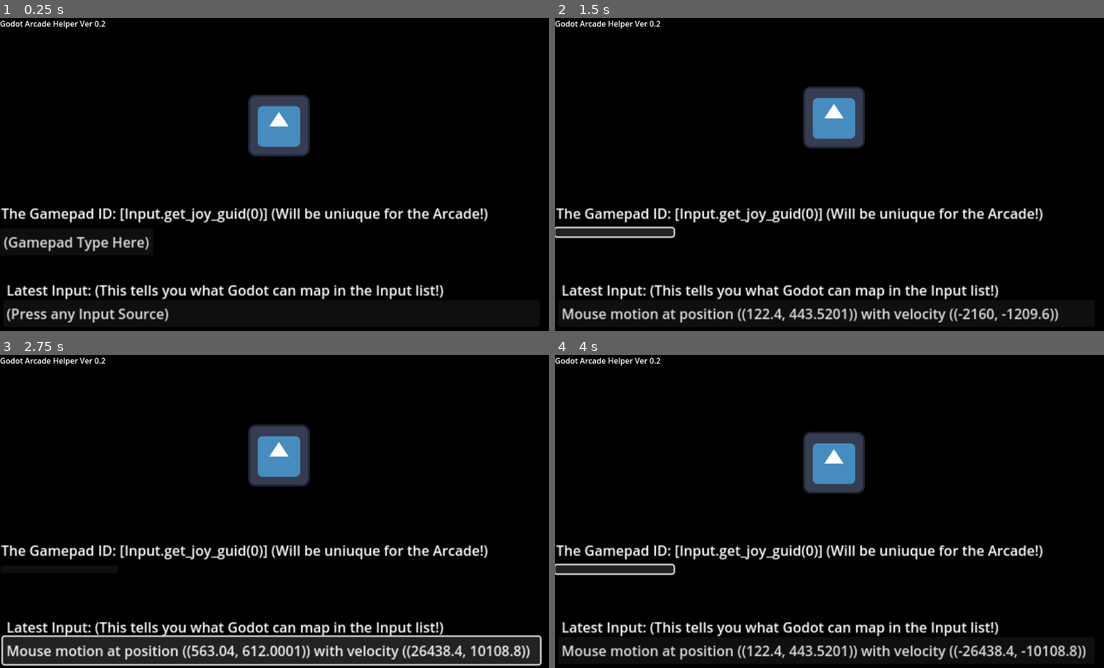
Above: before the commit, frames 1-4 (two rows, left to right).
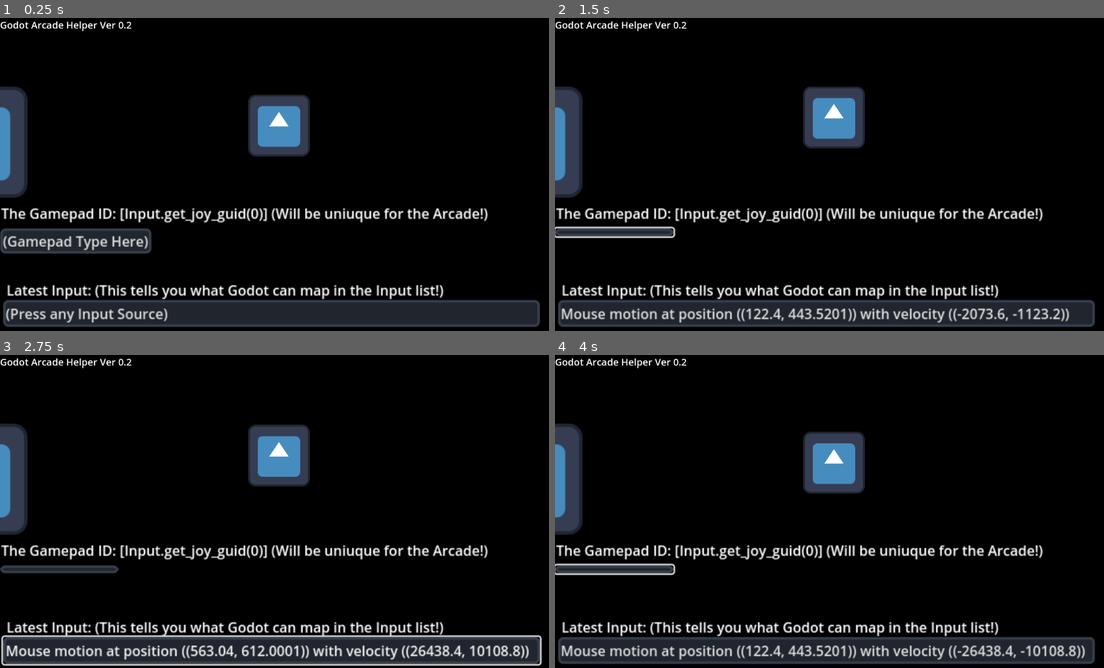
Above: after the commit, the same moments.

Repository: DocterBuster/Godot-Arcade-Helper
Game: Godot game, scene res://Scenes/Main.tscn
Two runs of this game, one before a commit and one after it. Both use one fixed random seed, a clock stepped at 60 frames per second and the inputs below. The engine's default icon, where the game draws it, is replaced by a stand-in: a white triangle on a blue panel in a dark square.
Inputs (mouse positions are in pixels of both pictures, inside the frame that each line leads up to):
- Up to frame 1 (0.25 s): no input
- Up to frame 2 (1.5 s): click "(Gamepad Type Here)" at 0.5 s; click (615, 230) at 1.25 s
- Up to frame 3 (2.75 s): click "Mouse motion at position ((12…" at 2 s
- Up to frame 4 (4 s): click "Mouse motion at position ((56…" at 2.75 s; click (615, 567) at 3.5 s

The runs differ from the first frame. In frame 1, 12% of the frame differs, in the area x 0-99%, y 0-99%; in frame 2, 10%; in frame 3, 6.2%; in frame 4, 10%.

Commit message:
Button Styleguide

Diff:
--- a/Scenes/Main.tscn
+++ b/Scenes/Main.tscn
@@ -24,6 +24,7 @@
 [node name="Label" type="Label" parent="CanvasLayer"]
 offset_right = 40.0
 offset_bottom = 23.0
+theme_override_font_sizes/font_size = 20
 text = "Godot Arcade Helper Ver 0.2"
 
 [node name="GamepadType" parent="." instance=ExtResource("1_7lysn")]
--- a/Scenes/gamepad_type.tscn
+++ b/Scenes/gamepad_type.tscn
@@ -1,6 +1,8 @@
-[gd_scene load_steps=2 format=3 uid="uid://dqctdvcaijwbg"]
+[gd_scene load_steps=4 format=3 uid="uid://dqctdvcaijwbg"]
 
 [ext_resource type="Script" path="res://gamepad_type.gd" id="1_stxvg"]
+[ext_resource type="Theme" uid="uid://14b1tkxpqm84" path="res://Themes/gamepad_type.tres" id="2_nfc3o"]
+[ext_resource type="Texture2D" uid="uid://cxu5ixys8wuq7" path="res://icon.svg" id="2_qtw7v"]
 
 [node name="GamepadType" type="Node2D"]
 scale = Vector2(1.8, 1.8)
@@ -11,6 +13,7 @@
 offset_top = -3.0
 offset_right = 88.0
 offset_bottom = 6.0
+theme = ExtResource("2_nfc3o")
 text = "(Gamepad Type Here)"
 
 [node name="Label" type="Label" parent="."]
@@ -19,3 +22,7 @@
 offset_right = 86.3333
 offset_bottom = -9.22222
 text = "The Gamepad ID: [Input.get_joy_guid(0)] (Will be uniuque for the Arcade!)"
+
+[node name="Icon" type="Sprite2D" parent="."]
+position = Vector2(-80.5556, -102.222)
+texture = ExtResource("2_qtw7v")
--- a/Scenes/input_action.tscn
+++ b/Scenes/input_action.tscn
@@ -1,4 +1,6 @@
-[gd_scene load_steps=4 format=3 uid="uid://comhrt4naqyca"]
+[gd_scene load_steps=5 format=3 uid="uid://comhrt4naqyca"]
+
+[ext_resource type="Theme" uid="uid://14b1tkxpqm84" path="res://Themes/gamepad_type.tres" id="1_fw5aw"]
 
 [sub_resource type="Animation" id="Animation_f5xkh"]
 length = 0.001
@@ -63,6 +65,7 @@
 [node name="InputAction" type="Button"]
 offset_right = 41.0
 offset_bottom = 31.0
+theme = ExtResource("1_fw5aw")
 text = "Test"
 
 [node name="AnimationPlayer" type="AnimationPlayer" parent="."]
--- a/Scenes/latest_input.tscn
+++ b/Scenes/latest_input.tscn
@@ -1,6 +1,7 @@
-[gd_scene load_steps=2 format=3 uid="uid://dkxvpemqtlv7v"]
+[gd_scene load_steps=3 format=3 uid="uid://dkxvpemqtlv7v"]
 
 [ext_resource type="Script" path="res://Scripts/latest_input.gd" id="1_oep6x"]
+[ext_resource type="Theme" uid="uid://14b1tkxpqm84" path="res://Themes/gamepad_type.tres" id="2_1kk3m"]
 
 [node name="LatestInput" type="Node2D"]
 scale = Vector2(1.8, 1.8)
@@ -15,6 +16,7 @@
 offset_top = -42.0
 offset_right = -182.0
 offset_bottom = -19.0
+theme = ExtResource("2_1kk3m")
 text = "Latest Input: (This tells you what Godot can map in the Input list!)"
 metadata/_edit_use_anchors_ = true
 
@@ -25,6 +27,7 @@
 offset_top = -19.0
 offset_right = 321.0
 offset_bottom = 12.0
+theme = ExtResource("2_1kk3m")
 text = "(Press any Input Source)"
 alignment = 0
 metadata/_edit_use_anchors_ = true
--- a/Scenes/the_godot.tscn
+++ b/Scenes/the_godot.tscn
@@ -41,6 +41,21 @@
 "loop": SubResource("Animation_67kba")
 }
 
+[sub_resource type="Animation" id="Animation_3jk25"]
+length = 0.001
+tracks/0/type = "value"
+tracks/0/imported = false
+tracks/0/enabled = true
+tracks/0/path = NodePath("TheGodot:position")
+tracks/0/interp = 1
+tracks/0/loop_wrap = true
+tracks/0/keys = {
+"times": PackedFloat32Array(0),
+"transitions": PackedFloat32Array(1),
+"update": 0,
+"values": [Vector2(578, 290)]
+}
+
 [sub_resource type="Animation" id="Animation_5qp0c"]
 resource_name = "hover_bob"
 length = 4.0
@@ -58,53 +73,10 @@
 "values": [Vector2(578, 290), Vector2(578, 270)]
 }
 
-[sub_resource type="Animation" id="Animation_3jk25"]
-length = 0.001
-tracks/0/type = "value"
-tracks/0/imported = false
-tracks/0/enabled = true
-tracks/0/path = NodePath("TheGodot:position")
-tracks/0/interp = 1
-tracks/0/loop_wrap = true
-tracks/0/keys = {
-"times": PackedFloat32Array(0),
-"transitions": PackedFloat32Array(1),
-"update": 0,
-"values": [Vector2(578, 290)]
-}
-
 [sub_resource type="AnimationLibrary" id="AnimationLibrary_w12jk"]
 _data = {
 "RESET": SubResource("Animation_3jk25"),
 "hover_bob": SubResource("Animation_5qp0c")
-}
-
-[sub_resource type="Animation" id="Animation_v4s1v"]
-resource_name = "left_press"
-length = 0.3
-tracks/0/type = "value"
-tracks/0/imported = false
-tracks/0/enabled = true
-tracks/0/path = NodePath("TheGodot:rotation")
-tracks/0/interp = 1
-tracks/0/loop_wrap = true
-tracks/0/keys = {
-"times": PackedFloat32Array(0.0333333, 0.133333, 0.266667),
-"transitions": PackedFloat32Array(0.5, 0.5, 0.5),
-"update": 0,
-"values": [0.0, -1.309, 0.0]
-}
-tracks/1/type = "value"
-tracks/1/imported = false
-tracks/1/enabled = true
-tracks/1/path = NodePath("TheGodot:modulate")
-tracks/1/interp = 1
-tracks/1/loop_wrap = true
-tracks/1/keys = {
-"times": PackedFloat32Array(0, 0.266667),
-"transitions": PackedFloat32Array(1, 0),
-"update": 0,
-"values": [Color(1, 0.0405029, 0.0223527, 1), Color(1, 1, 1, 1)]
 }
 
 [sub_resource type="Animation" id="Animation_h4y4c"]
@@ -146,6 +118,62 @@
 "values": [Vector2(1, 1)]
 }
 
+[sub_resource type="Animation" id="Animation_v4s1v"]
+resource_name = "left_press"
+length = 0.3
+tracks/0/type = "value"
+tracks/0/imported = false
+tracks/0/enabled = true
+tracks/0/path = NodePath("TheGodot:rotation")
+tracks/0/interp = 1
+tracks/0/loop_wrap = true
+tracks/0/keys = {
+"times": PackedFloat32Array(0.0333333, 0.133333, 0.266667),
+"transitions": PackedFloat32Array(0.5, 0.5, 0.5),
+"update": 0,
+"values": [0.0, -1.309, 0.0]
+}
+tracks/1/type = "value"
+tracks/1/imported = false
+tracks/1/enabled = true
+tracks/1/path = NodePath("TheGodot:modulate")
+tracks/1/interp = 1
+tracks/1/loop_wrap = true
+tracks/1/keys = {
+"times": PackedFloat32Array(0, 0.266667),
+"transitions": PackedFloat32Array(1, 0),
+"update": 0,
+"values": [Color(1, 0.0405029, 0.0223527, 1), Color(1, 1, 1, 1)]
+}
+
+[sub_resource type="Animation" id="Animation_3jx7o"]
+resource_name = "middle_press"
+length = 0.3
+tracks/0/type = "value"
+tracks/0/imported = false
+tracks/0/enabled = true
+tracks/0/path = NodePath("TheGodot:modulate")
+tracks/0/interp = 1
+tracks/0/loop_wrap = true
+tracks/0/keys = {
+"times": PackedFloat32Array(0, 0.266667),
+"transitions": PackedFloat32Array(1, 0),
+"update": 0,
+"values": [Color(1, 0.0405029, 0.0223527, 1), Color(1, 1, 1, 1)]
+}
+tracks/1/type = "value"
+tracks/1/imported = false
+tracks/1/enabled = true
+tracks/1/path = NodePath("TheGodot:scale")
+tracks/1/interp = 1
+tracks/1/loop_wrap = true
+tracks/1/keys = {
+"times": PackedFloat32Array(0, 0.0666667, 0.2),
+"transitions": PackedFloat32Array(1, 1, 1),
+"update": 0,
+"values": [Vector2(1, 1), Vector2(3, 3), Vector2(1, 1)]
+}
+
 [sub_resource type="Animation" id="Animation_6ewtt"]
 resource_name = "right_press"
 length = 0.3
@@ -172,34 +200,6 @@
 "transitions": PackedFloat32Array(1, 0),
 "update": 0,
 "values": [Color(1, 0.0405029, 0.0223527, 1), Color(1, 1, 1, 1)]
-}
-
-[sub_resource type="Animation" id="Animation_3jx7o"]
-resource_name = "middle_press"
-length = 0.3
-tracks/0/type = "value"
-tracks/0/imported = false
-tracks/0/enabled = true
-tracks/0/path = NodePath("TheGodot:modulate")
-tracks/0/interp = 1
-tracks/0/loop_wrap = true
-tracks/0/keys = {
-"times": PackedFloat32Array(0, 0.266667),
-"transitions": PackedFloat32Array(1, 0),
-"update": 0,
-"values": [Color(1, 0.0405029, 0.0223527, 1), Color(1, 1, 1, 1)]
-}
-tracks/1/type = "value"
-tracks/1/imported = false
-tracks/1/enabled = true
-tracks/1/path = NodePath("TheGodot:scale")
-tracks/1/interp = 1
-tracks/1/loop_wrap = true
-tracks/1/keys = {
-"times": PackedFloat32Array(0, 0.0666667, 0.2),
-"transitions": PackedFloat32Array(1, 1, 1),
-"update": 0,
-"values": [Vector2(1, 1), Vector2(3, 3), Vector2(1, 1)]
 }
 
 [sub_resource type="AnimationLibrary" id="AnimationLibrary_nxwvu"]
--- /dev/null
+++ b/Themes/ButtonPressed.tres
@@ -0,0 +1,14 @@
+[gd_resource type="StyleBoxFlat" format=3 uid="uid://t8l8fajm60gq"]
+
+[resource]
+bg_color = Color(0.129412, 0.14902, 0.180392, 1)
+border_width_left = 3
+border_width_top = 3
+border_width_right = 3
+border_width_bottom = 3
+border_color = Color(0.211765, 0.239216, 0.290196, 1)
+corner_radius_top_left = 5
+corner_radius_top_right = 5
+corner_radius_bottom_right = 5
+corner_radius_bottom_left = 5
+shadow_size = 1
--- /dev/null
+++ b/Themes/ButtonStyle.tres
@@ -0,0 +1,14 @@
+[gd_resource type="StyleBoxFlat" format=3 uid="uid://c1lgauesagofm"]
+
+[resource]
+bg_color = Color(0.129412, 0.14902, 0.180392, 1)
+border_width_left = 3
+border_width_top = 3
+border_width_right = 3
+border_width_bottom = 3
+border_color = Color(0.211765, 0.239216, 0.290196, 1)
+corner_radius_top_left = 5
+corner_radius_top_right = 5
+corner_radius_bottom_right = 5
+corner_radius_bottom_left = 5
+shadow_size = 1
--- /dev/null
+++ b/Themes/gamepad_type.tres
@@ -0,0 +1,8 @@
+[gd_resource type="Theme" load_steps=2 format=3 uid="uid://14b1tkxpqm84"]
+
+[ext_resource type="StyleBox" uid="uid://c1lgauesagofm" path="res://Themes/ButtonStyle.tres" id="1_u6pr3"]
+
+[resource]
+Button/styles/hover = ExtResource("1_u6pr3")
+Button/styles/normal = ExtResource("1_u6pr3")
+Button/styles/pressed = ExtResource("1_u6pr3")
